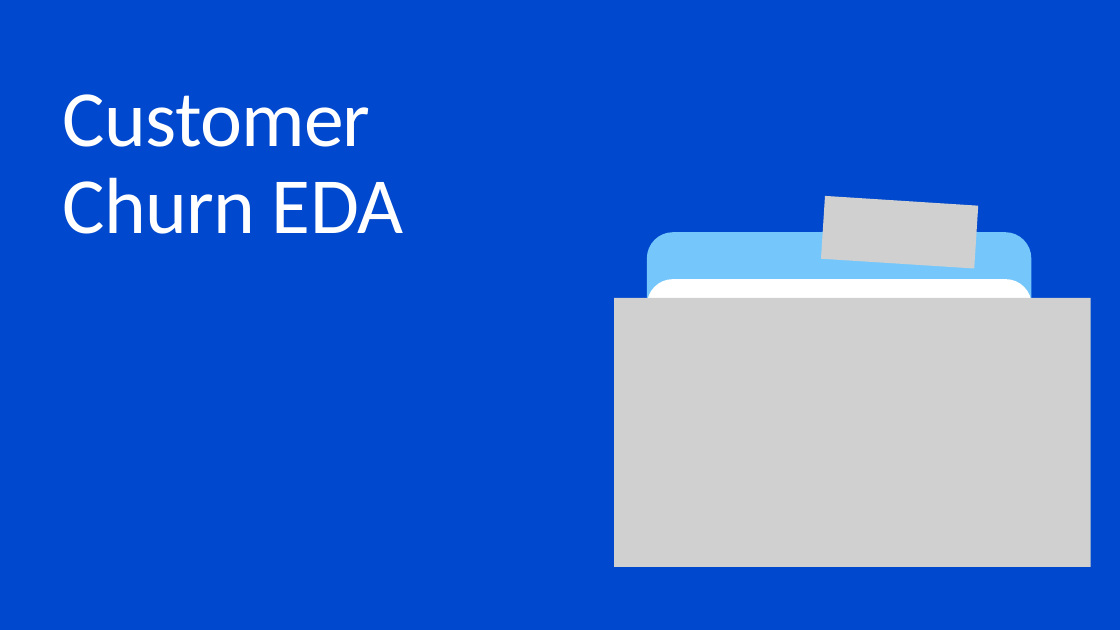
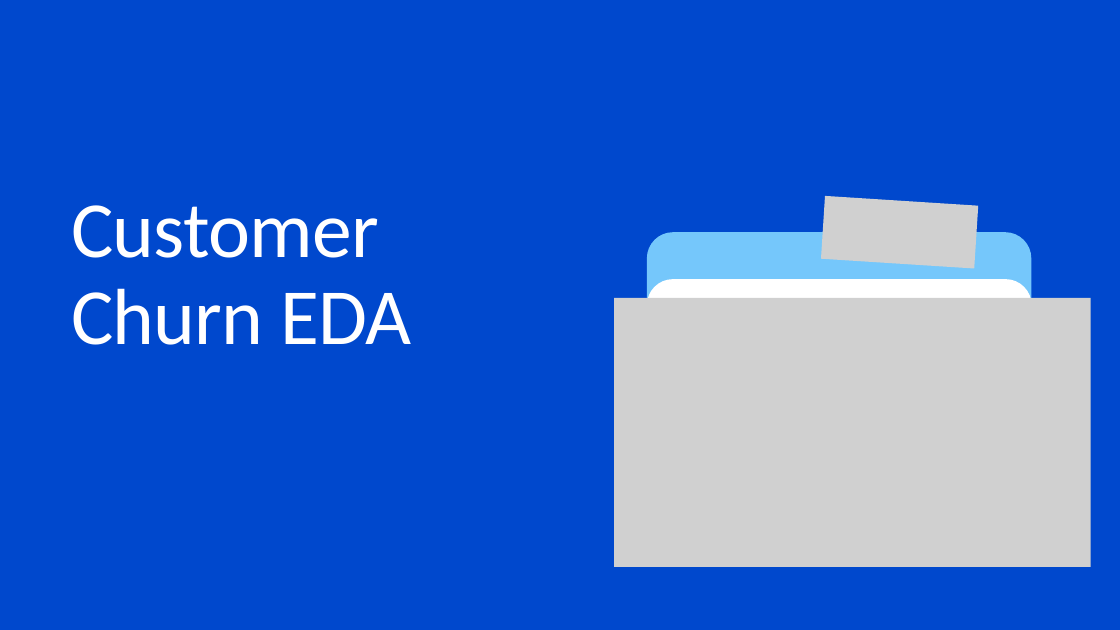
Before and after one commit to Mostafadars/Data-Analysis-DEPI, a slide deck: slide 1 of Customer Churn/Customer Churn Presentation.pptx. Drawn at 1120x630 pixels with LibreOffice and Linux fonts; fonts in the diff are those of the drawing; grey boxes stand for pictures. Boxes give left, top, right and bottom in pixels: in the first picture for what was removed or moved away, otherwise in the second. Text is boxed around its words. In the diff, an @@ line names an element or a change of style, - is before the commit and + after.

```diff
--- a/Customer Churn/Customer Churn Presentation.pptx
+++ b/Customer Churn/Customer Churn Presentation.pptx
@@ text "Customer Churn EDA": place and size @@
-text "Customer Churn EDA" at (63, 94, 403, 234)
+text "Customer Churn EDA" at (71, 205, 411, 345)
```
Also in this commit, not shown: 10 other slides changed, 6 slides added, 2 slides removed, 1 other file.
